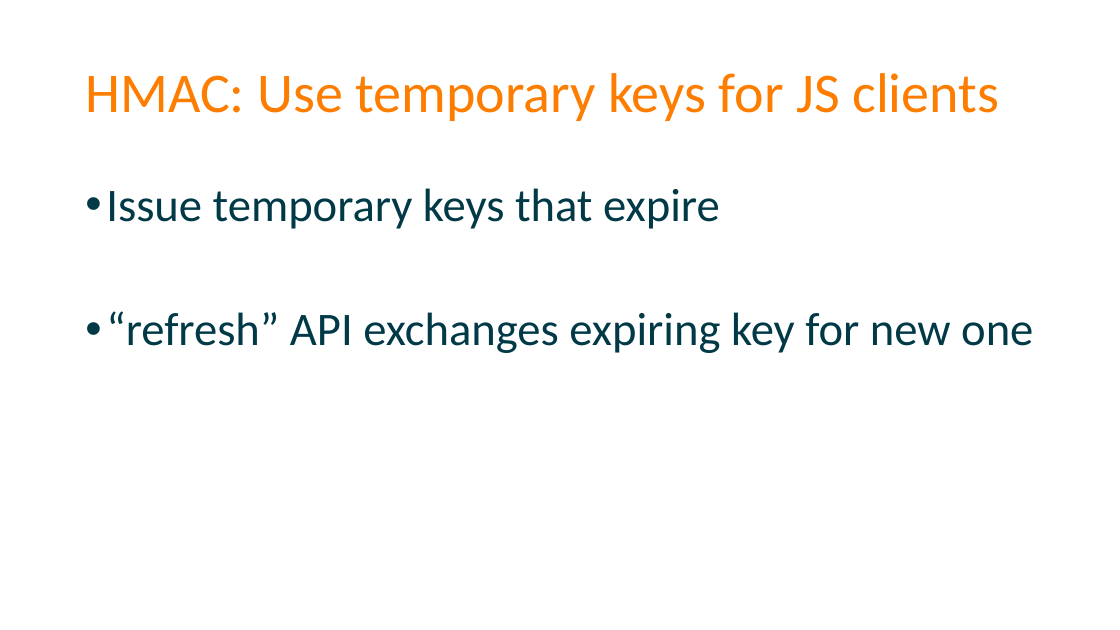
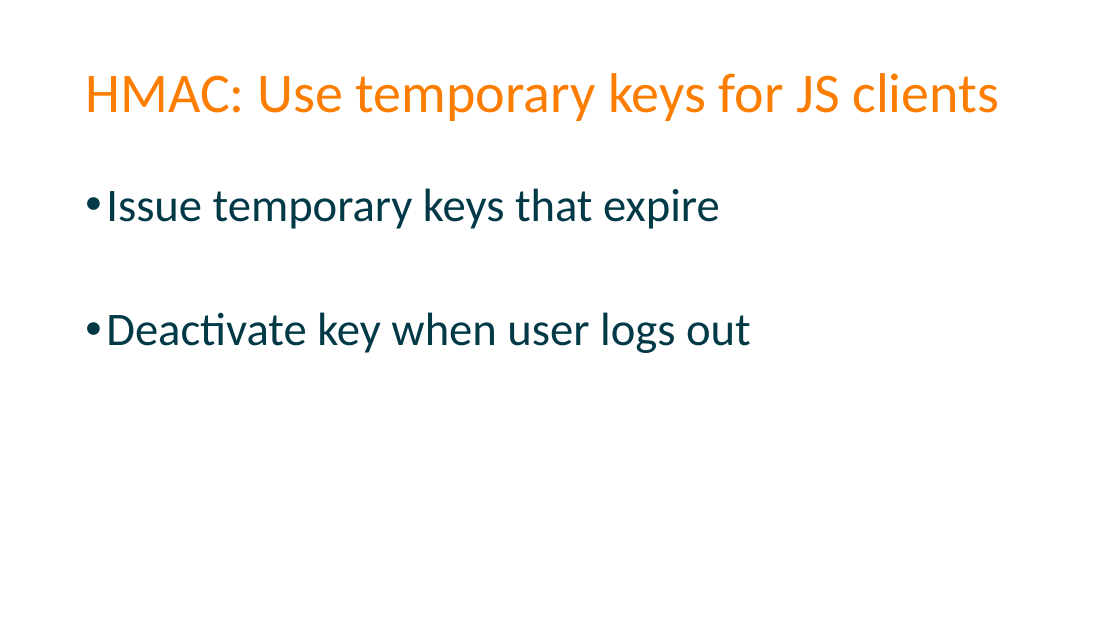
Before and after one commit to spetryjohnson/Securing-Your-API-Endpoints---CodeMash-2016, a slide deck: slide 37 of Securing Your API Endpoints - CodeMash 2016.pptx. Drawn at 1120x630 pixels with LibreOffice and Linux fonts; fonts in the diff are those of the drawing. Boxes give left, top, right and bottom in pixels: in the first picture for what was removed or moved away, otherwise in the second. Text is boxed around its words. In the diff, an @@ line names an element or a change of style, - is before the commit and + after.

```diff
--- a/Securing Your API Endpoints - CodeMash 2016.pptx
+++ b/Securing Your API Endpoints - CodeMash 2016.pptx
@@ text at (x1=106, y1=312, x2=751, y2=353): text changed @@
-• “refresh” API exchanges expiring key for new one
+• Deactivate key when user logs out
```
Also in this commit, not shown: 1 other slide changed.
